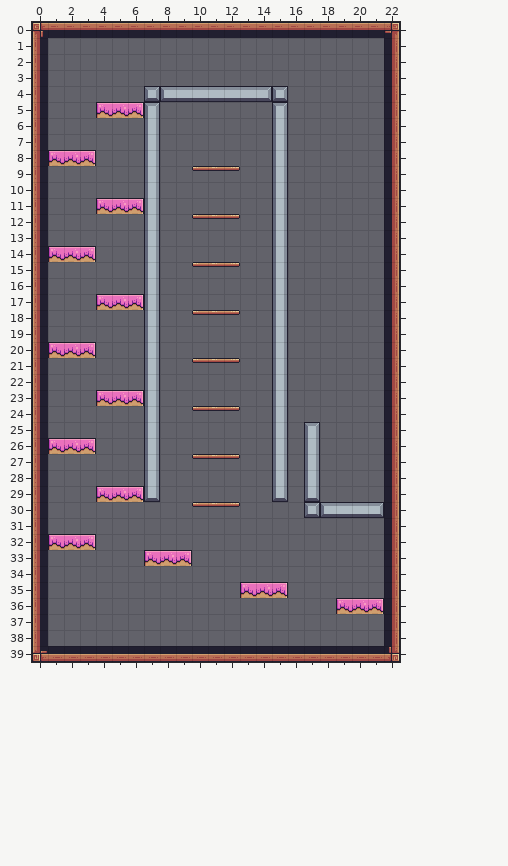
A Tiled map gets an edit: assets/tiles/Level-4.tmx. The picture above was drawn from the file before the commit.
Cells are 16x16 px. Shown: x 0..22, y 0..39.
After:
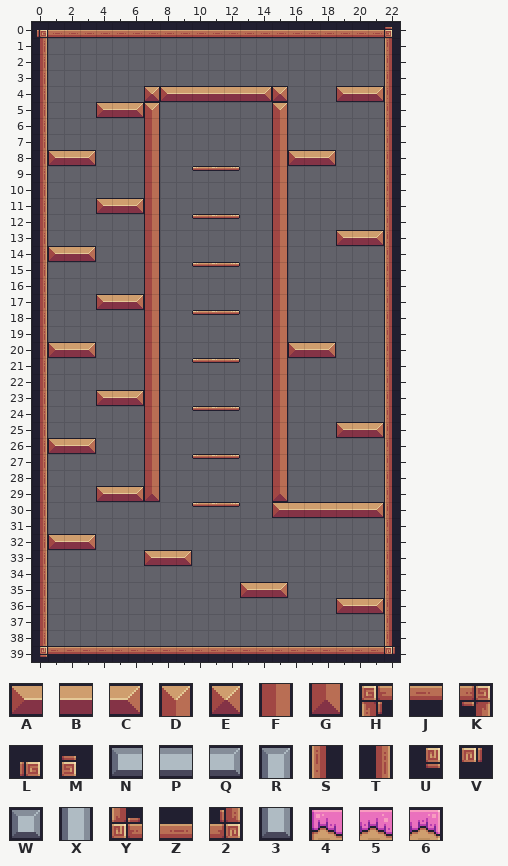
Key: from "GameyCon": A 12, B 13, C 14, D 15, E 34, F 37, G 59, H 88, J 89, K 90, L 91, M 92, N 100, P 101, Q 102, R 103, S 110, T 112, U 113, V 114, W 122, X 125, Y 132, Z 133, 2 134, 3 147, 4 182, 5 183, 6 184.
_ is an empty cell.
Diff:
Layer "Background":
The author changed tile 4 to tile A in row 5 at x 4; in row 8 at x 1; in row 11 at x 4; in row 14 at x 1; in row 17 at x 4; in row 20 at x 1.
The author changed tile 4 to tile A in row 23 at x 4; in row 26 at x 1; in row 29 at x 4; in row 32 at x 1; in row 33 at x 7; in row 35 at x 13.
The author changed tile 4 to tile A in row 36 at x 19.
The author changed tile N to tile A in row 4 at x 8.
Tile A now appears in row 4 at x 19; in row 8 at x 16; in row 13 at x 19; in row 20 at x 16; in row 25 at x 19; in row 30 at x 15.
The author changed tile 5 to tile B in row 5 at x 5; in row 8 at x 2; in row 11 at x 5; in row 14 at x 2; in row 17 at x 5; in row 20 at x 2.
The author changed tile 5 to tile B in row 23 at x 5; in row 26 at x 2; in row 29 at x 5; in row 32 at x 2; in row 33 at x 8; in row 35 at x 14.
The author changed tile 5 to tile B in row 36 at x 20.
The author changed tile N to tile B in row 30 at x 18.
The author changed tile P to tile B in row 4 at x 9 to 13; in row 30 at x 19 to 20.
The author changed tile W to tile B in row 30 at x 17.
Tile B now appears in row 4 at x 20; in row 8 at x 17; in row 13 at x 20; in row 20 at x 17; in row 25 at x 20; in row 30 at x 16.
The author changed tile 6 to tile C in row 5 at x 6; in row 8 at x 3; in row 11 at x 6; in row 14 at x 3; in row 17 at x 6; in row 20 at x 3.
The author changed tile 6 to tile C in row 23 at x 6; in row 26 at x 3; in row 29 at x 6; in row 32 at x 3; in row 33 at x 9; in row 35 at x 15.
The author changed tile 6 to tile C in row 36 at x 21.
The author changed tile Q to tile C in row 4 at x 14; in row 30 at x 21.
Tile C now appears in row 4 at x 21; in row 8 at x 18; in row 13 at x 21; in row 20 at x 18; in row 25 at x 21.
The author changed tile R to tile D in row 5 at x 7 and 15.
The author changed tile W to tile E in row 4 at x 7 and 15.
The author changed tile X to tile F in rows 6 to 28 at x 7 and 15.
The author changed tile 3 to tile G in row 29 at x 7 and 15.
The author changed tile Z to tile J in row 39 at x 1 to 21.
The author changed tile H to tile L in row 0 at x 0.
The author changed tile K to tile M in row 0 at x 22.
The author changed tile T to tile S in rows 1 to 38 at x 22.
The author changed tile S to tile T in rows 1 to 38 at x 0.
The author changed tile Y to tile U in row 39 at x 0.
The author changed tile 2 to tile V in row 39 at x 22.
The author changed tile J to tile Z in row 0 at x 1 to 21.
The edit erases tile 3 in row 29 at x 17.
The edit erases tile R in row 25 at x 17.
The edit erases tile X in rows 26 to 28 at x 17.
Changed places in both pictures, as pixel boxes (x1, y1, x2, y2):
changed: (33, 23, 399, 661)
